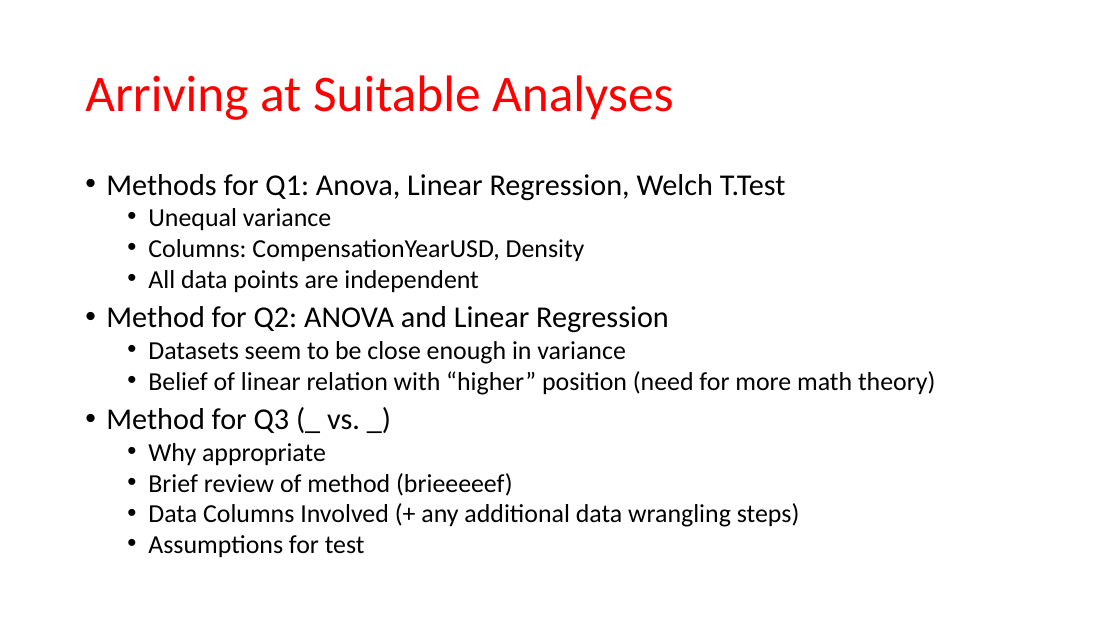
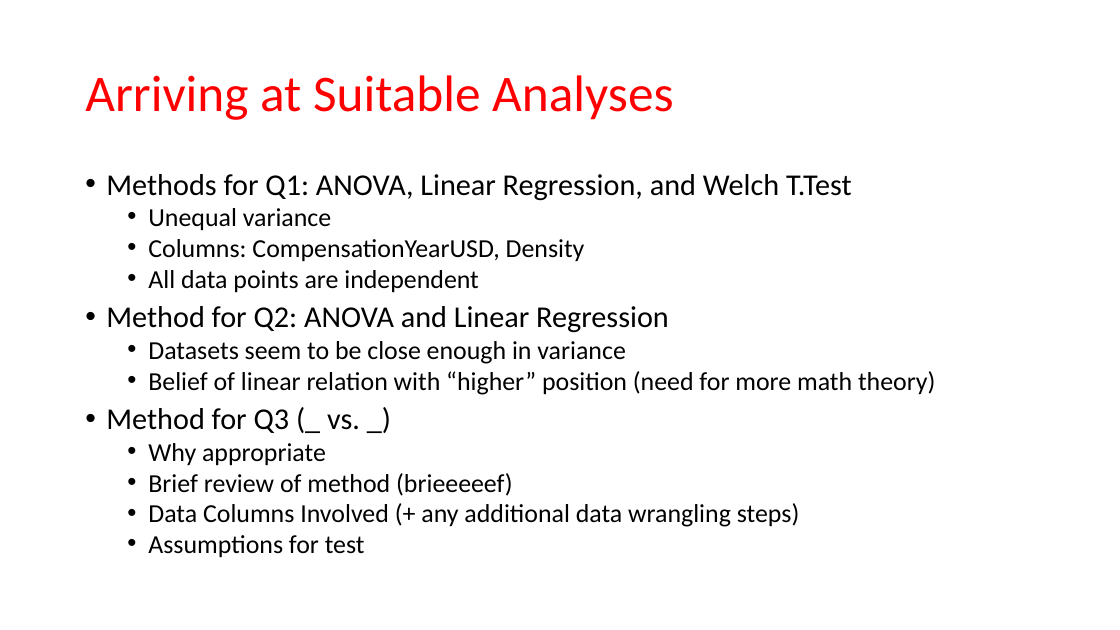
Before and after one commit to MatthewCodes/557_Final_Project, a slide deck: slide 7 of Presentation/Final Presentation.pptx. Drawn at 1120x630 pixels with LibreOffice and Linux fonts; fonts in the diff are those of the drawing. Boxes give left, top, right and bottom in pixels: in the first picture for what was removed or moved away, otherwise in the second. Text is boxed around its words. In the diff, an @@ line names an element or a change of style, - is before the commit and + after.

```diff
--- a/Presentation/Final Presentation.pptx
+++ b/Presentation/Final Presentation.pptx
@@ text at [106, 174, 852, 201]: text changed @@
-• Methods for Q1: Anova, Linear Regression, Welch T.Test
+• Methods for Q1: ANOVA, Linear Regression, and Welch T.Test
```
Also in this commit, not shown: 3 other slides changed.
